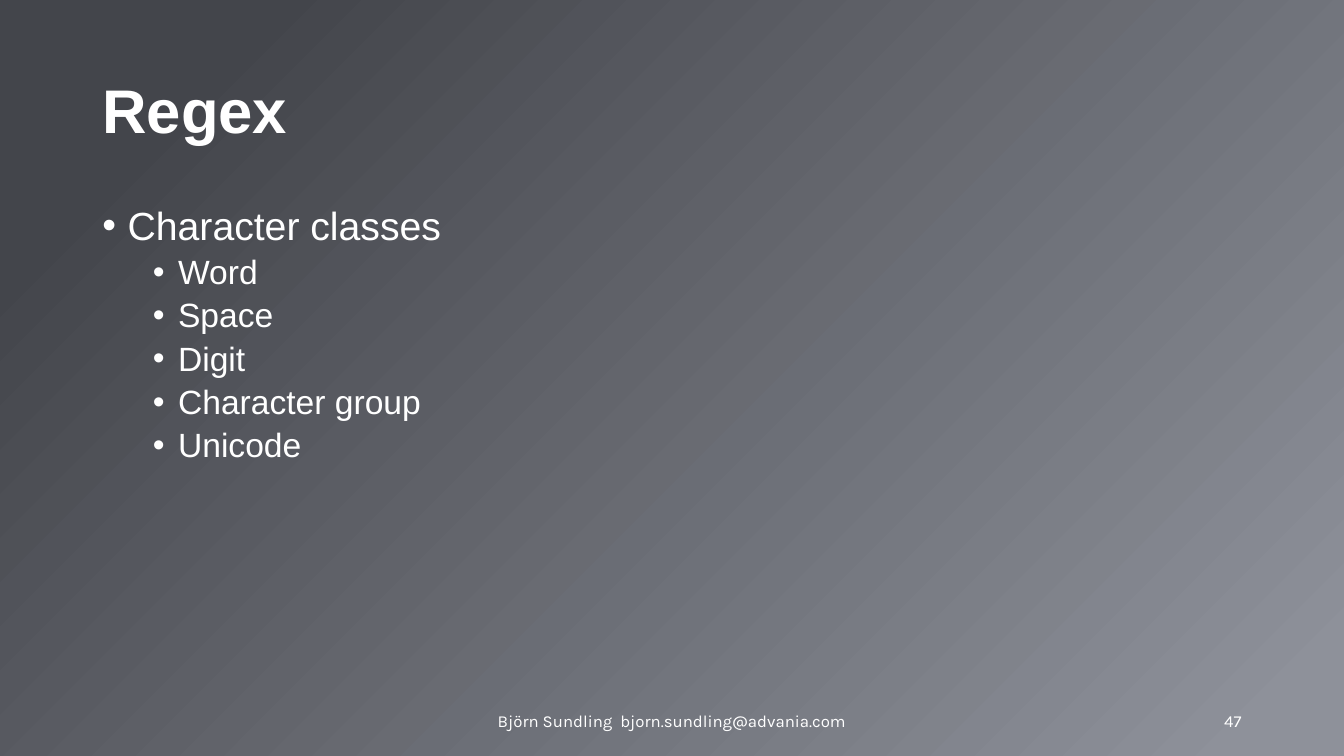
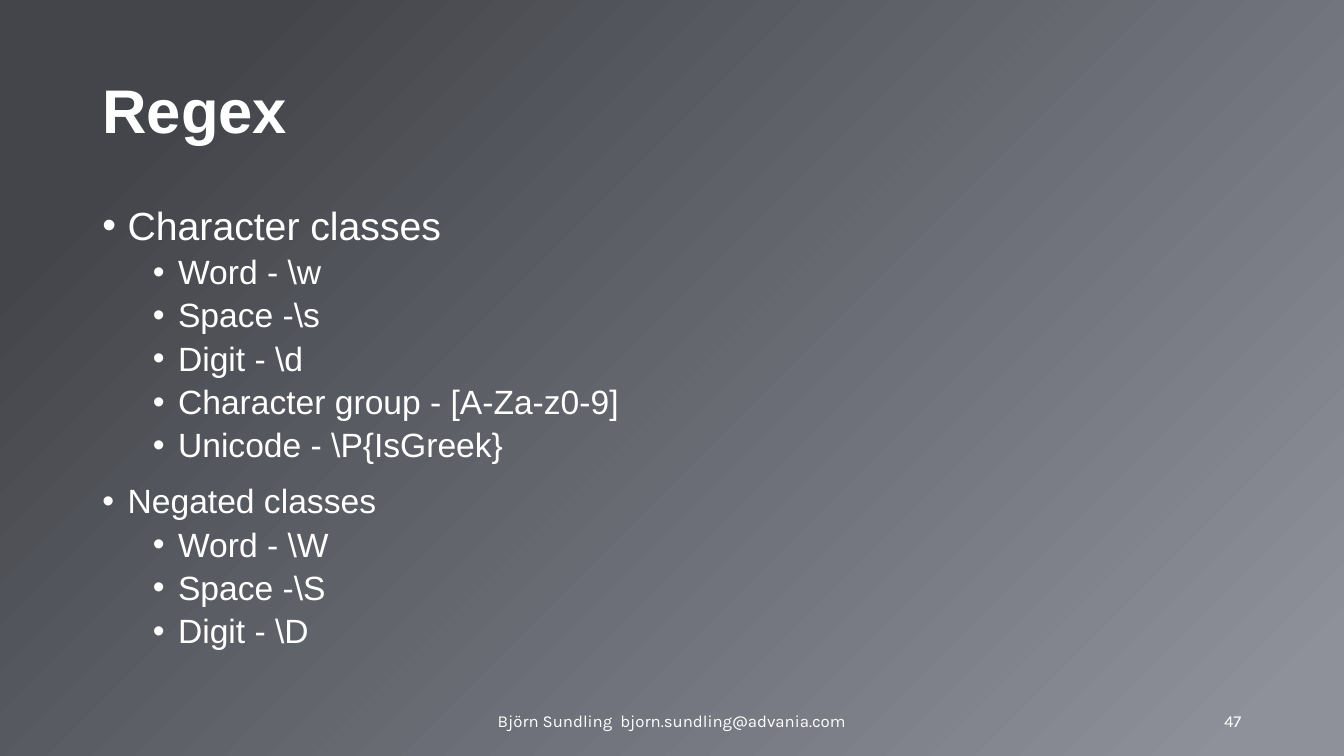
Before and after one commit to bjompen/PowerShellAdvancedFundamentals, a slide deck: slide 47 of PowerShell Advanced Fundamentals.pptx. Drawn at 1344x756 pixels with LibreOffice and Linux fonts; fonts in the diff are those of the drawing; background and template pictures are left out. Boxes give left, top, right and bottom in pixels: in the first picture for what was removed or moved away, otherwise in the second. Text is boxed around its words. In the diff, an @@ line names an element or a change of style, - is before the commit and + after.

```diff
--- a/PowerShell Advanced Fundamentals.pptx
+++ b/PowerShell Advanced Fundamentals.pptx
@@ text at (128, 259, 619, 650): text changed @@
-  • Word
-  • Space
-  • Digit
-  • Character group
-  • Unicode
+  • Word - \w
+  • Space -\s
+  • Digit - \d
+  • Character group - [A-Za-z0-9]
+  • Unicode - \P{IsGreek}
+• Negated classes
+  • Word - \W
+  • Space -\S
+  • Digit - \D
```
Also in this commit, not shown: 21 other slides changed.
